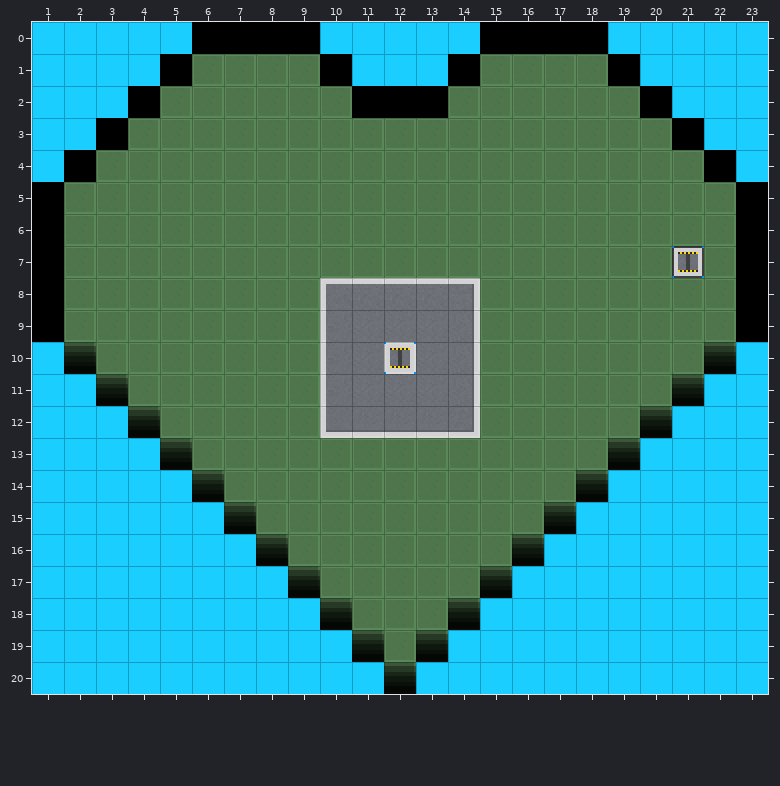
Tiled map (JSON) -- client/assets/tilemap/PixilTown.json. Above is the file before it was changed.
Cells are 16x16 px. Shown: x 1..23, y 0..20.
And afterwards:
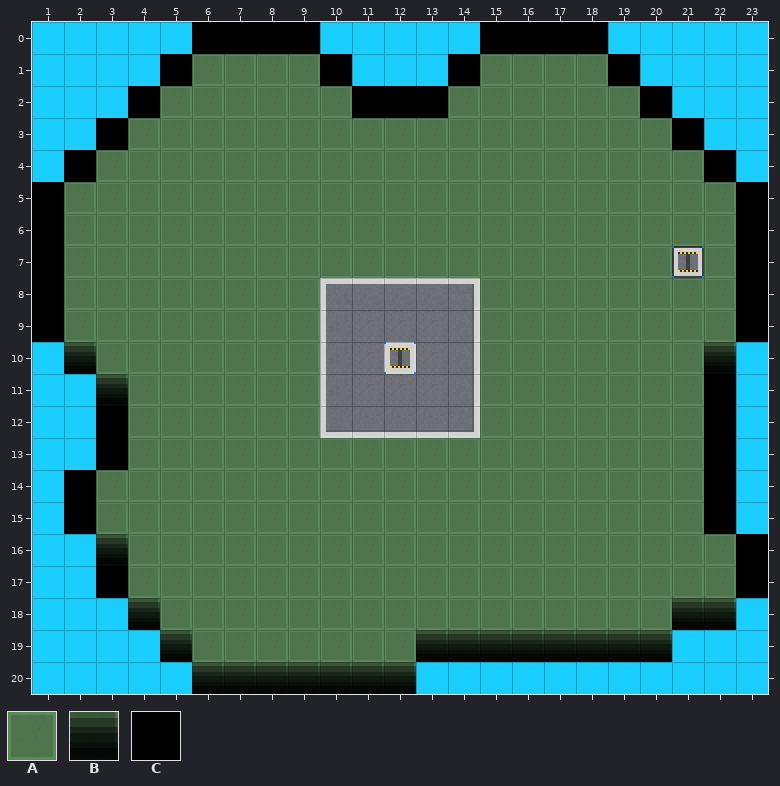
Key: from "Tiles_PixilTown": A 1 "tile", B 4 "tile", C 8 "tile".
_ is an empty cell.
Tiles replaced or removed in this view: B.
Difference:
Changed rows in their new state; . is an unchanged cell.
Layer "Ground":
first column x 2:
11 ...................AC.
12 .CA...............AAC.
13 .CAA.............AAAC.
14 CAAAA...........AAAAC.
15 CAAAAA.........AAAAAC.
16 .BAAAAA.......AAAAAAAC
17 .CAAAAAA.....AAAAAAAAC
18 ..BAAAAAA...AAAAAAABB.
19 ...BAAAAAA..BBBBBBB...
20 ....BBBBBB............
